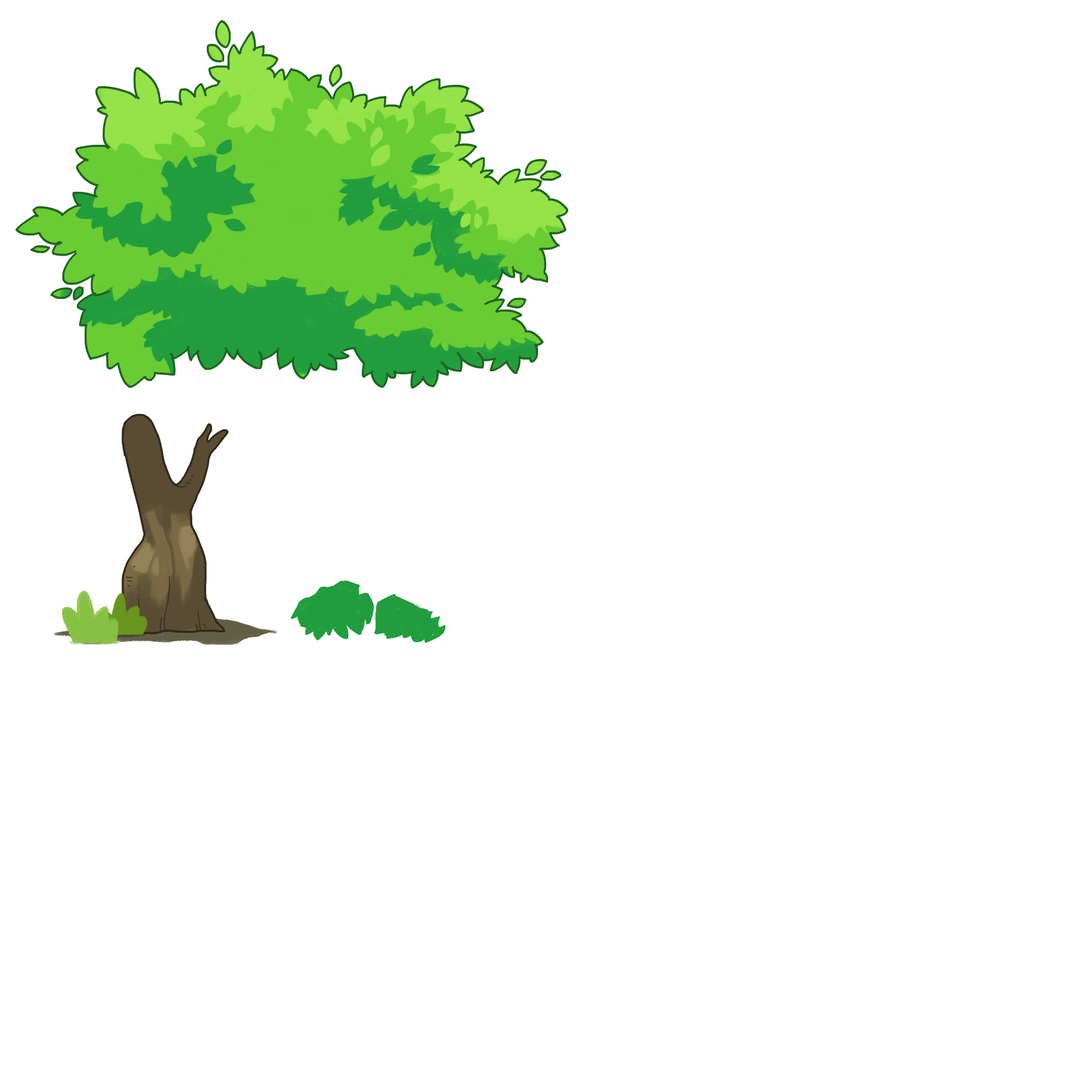
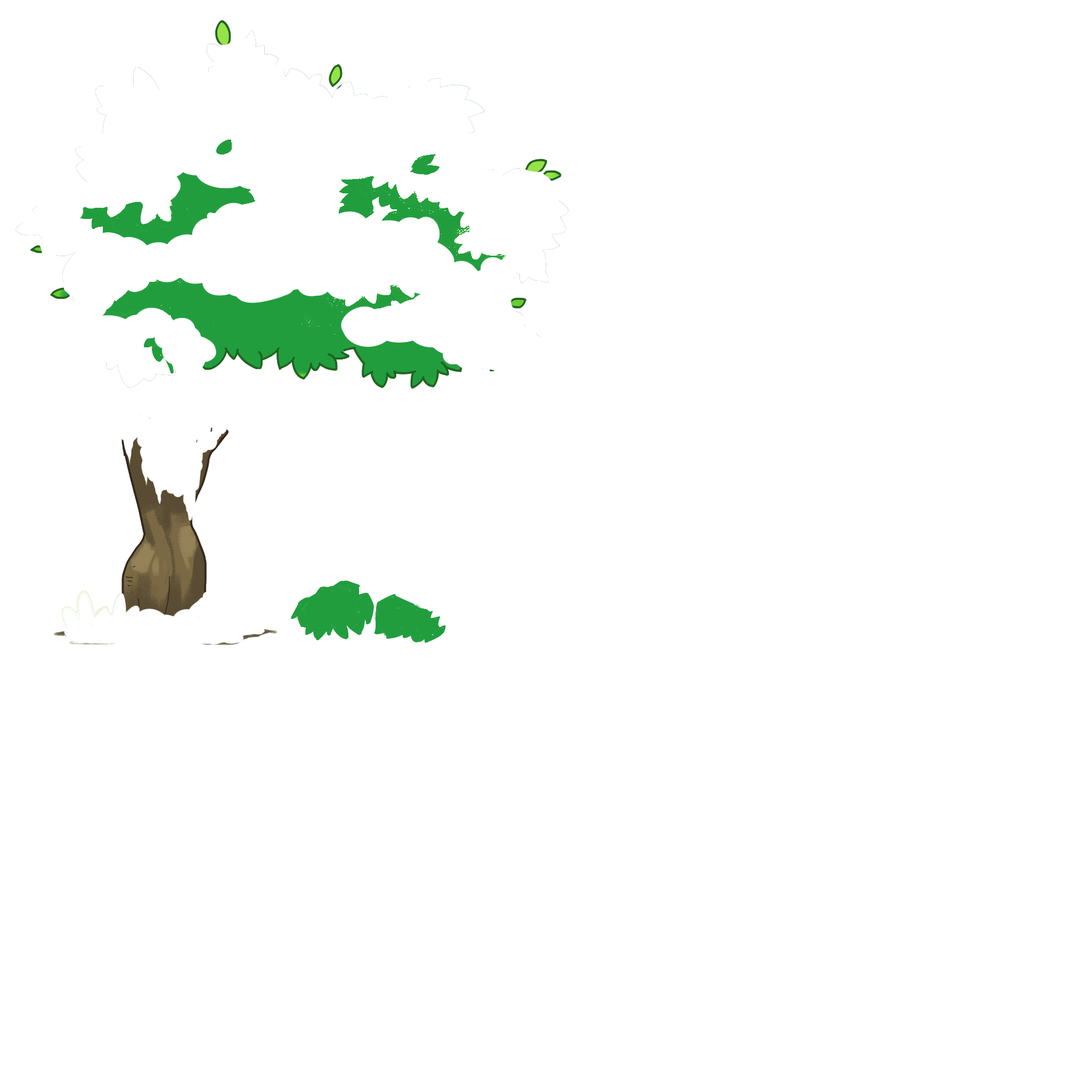
The second w=1091, h=1091 image is a revision of the first. Changes to its layers:
removed group "Group 1" (13 layers) over [15, 30, 569, 645]
added layer "Layer 46" above "Layer 41" over [61, 413, 266, 645]
moved "Layer 41" out of group "Group 1" over [61, 590, 119, 645]
moved "Layer 42" out of group "Group 1" over [100, 593, 148, 637]
moved "Layer 43" out of group "Group 1" over [68, 632, 148, 645]
moved "Layer 32" out of group "Group 1" over [110, 413, 229, 635]
moved "Layer 37" out of group "Group 1" over [104, 413, 242, 645]
moved "Layer 34" out of group "Group 1" over [111, 414, 228, 634]
moved "Layer 40" out of group "Group 1" over [61, 613, 266, 645]
added layer "Layer 44" above "Layer 31" over [15, 30, 569, 389]
moved "Layer 31" out of group "Group 1" over [15, 30, 569, 389]
moved "Layer 35" out of group "Group 1" over [58, 120, 566, 389]
moved "Layer 39" out of group "Group 1" over [92, 30, 569, 249]
moved "Layer 33" out of group "Group 1" over [16, 30, 568, 388]
